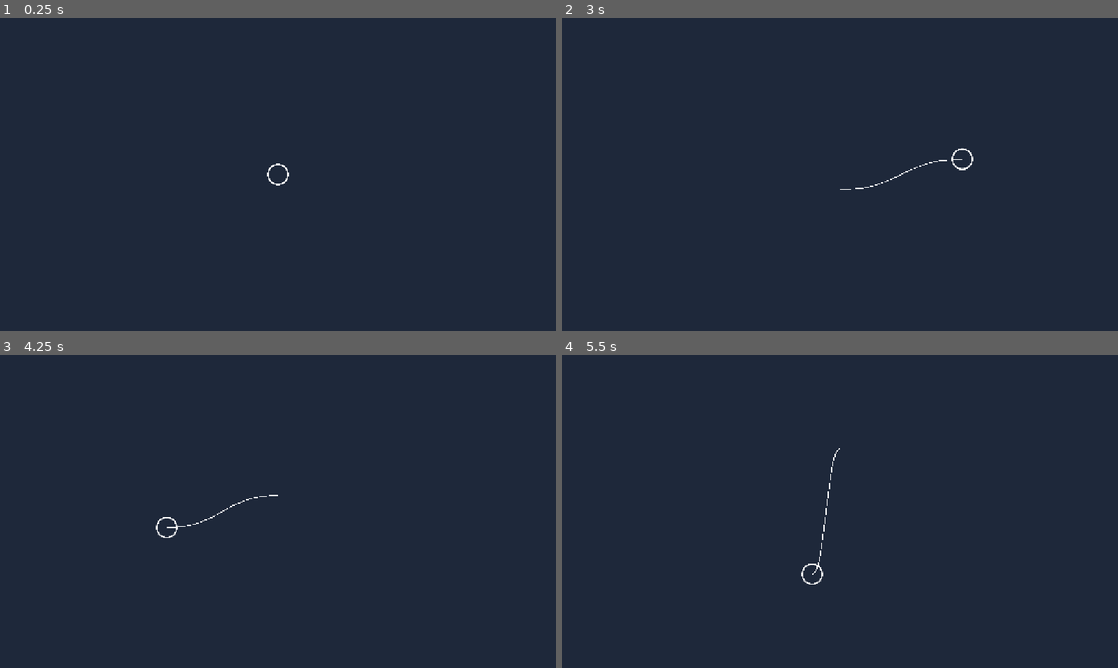
Above: before the commit, frames 1-4 (two rows, left to right).
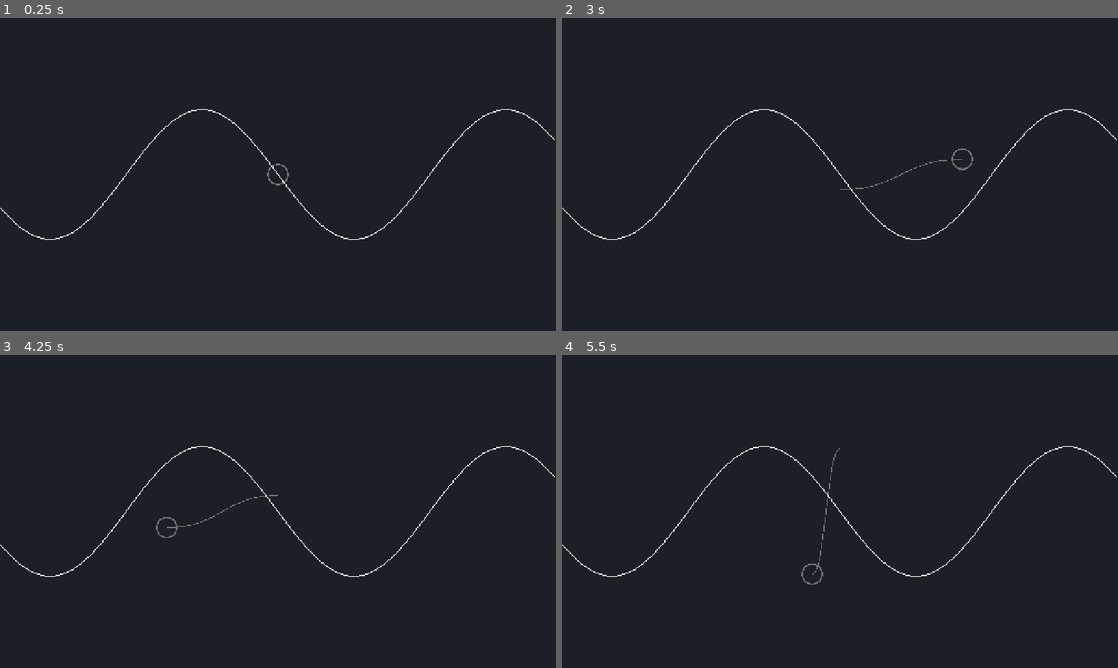
Above: after the commit, the same moments.

Repository: artp2003/Xeno-Link
Game: Godot game, scene res://scenes/main.tscn
Same seed, same stepped clock (60 frames per second), same inputs: the game is played once before the commit and once after it.
Inputs (mouse positions are in pixels of both pictures, inside the frame that each line leads up to):
- Up to frame 1 (0.25 s): no input
- Up to frame 2 (3 s): click (840, 174) at 0.5 s; click (840, 174) at 1.25 s; click (840, 174) at 2 s; tap Enter at 2.75 s; move the mouse to (962, 158) at 2.77 s
- Up to frame 3 (4.25 s): tap Space at 3.5 s; move the mouse to (166, 527) at 3.52 s
- Up to frame 4 (5.5 s): tap Enter at 4.25 s; move the mouse to (895, 442) at 4.27 s; tap Space at 5 s; move the mouse to (812, 574) at 5.02 s

The runs differ from the first frame. In frame 1, 0.4% of the frame differs, in the area x 0-100%, y 29-71%; in frame 2, 0.5%; in frame 3, 0.5%; in frame 4, 0.5%.

Commit message:
added control sinewave visualization

Diff:
--- a/scenes/main.tscn
+++ b/scenes/main.tscn
@@ -1,8 +1,9 @@
-[gd_scene load_steps=4 format=3 uid="uid://bktbnu6cltcju"]
+[gd_scene load_steps=5 format=3 uid="uid://bktbnu6cltcju"]
 
 [ext_resource type="Script" uid="uid://revcfbecybxj" path="res://scenes/main.gd" id="1_plq7m"]
 [ext_resource type="PackedScene" uid="uid://sbm50u1inmyr" path="res://scenes/dragger.tscn" id="2_0wfyh"]
 [ext_resource type="PackedScene" uid="uid://dkd0lfndejmpy" path="res://scenes/sine-wave.tscn" id="3_sugp2"]
+[ext_resource type="Script" uid="uid://bs2txyhl4al0w" path="res://scripts/sine.gd" id="4_jyhfs"]
 
 [node name="Main" type="Node2D"]
 script = ExtResource("1_plq7m")
@@ -16,3 +17,22 @@
 position = Vector2(640, 360)
 
 [node name="SineWave" parent="." instance=ExtResource("3_sugp2")]
+
+[node name="Control" type="Control" parent="."]
+layout_mode = 3
+anchors_preset = 0
+offset_right = 1280.0
+offset_bottom = 720.0
+mouse_filter = 2
+
+[node name="Panel" type="Panel" parent="Control"]
+layout_mode = 1
+anchors_preset = 15
+anchor_right = 1.0
+anchor_bottom = 1.0
+grow_horizontal = 2
+grow_vertical = 2
+mouse_filter = 2
+script = ExtResource("4_jyhfs")
+frequency = 1.83
+amplitude = 149.01
--- /dev/null
+++ b/scripts/sine.gd
@@ -0,0 +1,40 @@
+@tool
+extends Control
+
+@export var color: Color = Color.WHITE:
+	set(_color):
+		color = _color
+		queue_redraw()
+
+@export var width: float = -1.0:
+	set(_width):
+		width = _width
+		if width <= 0:
+			width = -1
+		queue_redraw()
+
+@export var antialiasing: bool = false:
+	set(_antialiasing):
+		antialiasing = _antialiasing
+		queue_redraw()
+
+@export var frequency: float = 1.0:
+	set(_frequency):
+		frequency = _frequency
+		queue_redraw()
+
+@export var amplitude: float = 1.0:
+	set(_amplitude):
+		amplitude = _amplitude
+		queue_redraw()
+
+func _ready() -> void:
+	resized.connect(queue_redraw)
+	queue_redraw()
+
+func _draw() -> void:
+	var points: PackedVector2Array
+	for x: int in floori(size.x):
+		var x_centered:= x - size.x / 2.0
+		points.append(Vector2(x, size.y/ 2.0 + sin((x_centered / size.x)* TAU * frequency) * amplitude))
+		draw_polyline(points, color, width, antialiasing)
Not shown, changed: icon.svg.import
Not shown, added: scripts/sine.gd.uid
